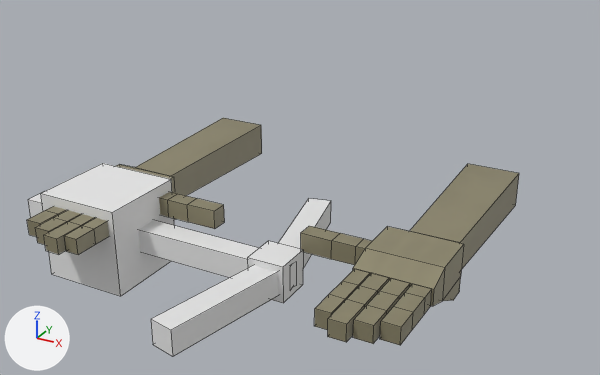
Renders of the FBX model Assets/Art/Models/Viewmodel_Rig.fbx from each side of a commit.
Camera for both pictures: a 50 mm camera at (0.472, -0.832, 0.45) aimed at (-0.039, 0.097, -0.014). Lighting does not change. The marker at lower left points along +X, +Y and +Z. The first picture is the older version. Mesh edges are drawn as thin lines. Where no turn or scale is listed for an object, it has been applied to the vertices.

Objects in the first picture: 'item_block', 'item_pickaxe', 'mesh_hands'.
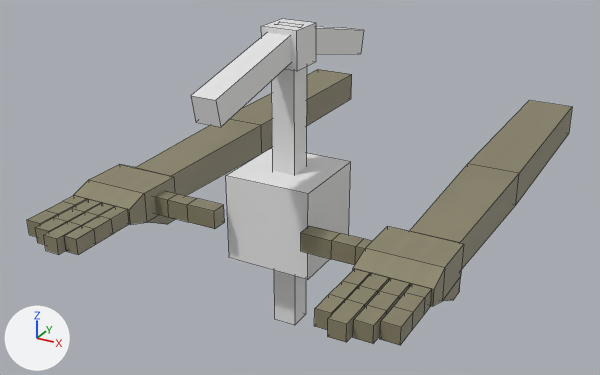
Where the newer file only moved an object's origin or applied its transform, the numbers keep the older frame.

Pixel boxes [x1, y1, x2, y2] of what changed, in the pictures (600 x 375 px):
```json
{"object": "mesh_hands", "change": "reshaped", "before": [27, 118, 519, 345], "after": [27, 69, 572, 345], "on screen": "11% wider, 21% taller"}
{"object": "item_pickaxe", "change": "reshaped", "before": [28, 193, 331, 356], "after": [191, 19, 363, 325], "on screen": "43% narrower, 87% taller"}
{"object": "item_block", "change": "moved, turned", "before": [41, 163, 174, 296], "after": [226, 148, 351, 279]}
{"part": 2, "of": "me_cube_031", "change": "built on", "after": [230, 69, 572, 204]}
```

The change, as JSON lines over the scene's bpy script:
```json
{"block": "me_cube_025", "where": "# used by ob_item_block; location = (0.0, 0.0, 0.0)"}
{"op": "remove", "block": "me_cube_025", "code": "me_cube_025.from_pydata(...)  # 8 vertices, 6 faces; spans x -0.2567..-0.1433, y -0.1667..-0.0533, z -0.0804..0.0331"}
{"op": "add", "block": "me_cube_025", "code": "me_cube_025.from_pydata(...)  # 8 vertices, 6 faces; spans x -0.0567..0.0567, y -0.0567..0.0567, z -0.0567..0.0567"}
{"block": "me_cube_025", "change": "me_cube_025 part 1: the whole mesh is turned -90 degrees about the y axis through its middle, then moved by (0.2, 0.11, 0.0237)"}
{"block": "me_cube_031", "where": "# used by ob_mesh_hands; location = (0.0, 0.0, 0.0)"}
{"op": "remove", "block": "me_cube_031", "code": "me_cube_031.from_pydata(...)  # 220 vertices, 192 faces; spans x -0.24..0.24, y -0.23..0.203, z -0.03..0.03"}
{"op": "add", "block": "me_cube_031", "code": "me_cube_031.from_pydata(...)  # 228 vertices, 200 faces; spans x -0.24..0.24, y -0.23..0.525, z -0.03..0.03"}
{"block": "me_cube_031", "change": "me_cube_031 part 2"}
{"block": "me_cube_031", "change": "2 faces are deleted"}
{"block": "me_cube_031", "change": "8 new vertices lie (0.0, 0.322, 0.0) away from vertices in x -0.235..0.235, y 0.203, z -0.024..0.024"}
{"block": "me_cube_031", "change": "10 new faces join them"}
{"block": "me_r", "where": "# used by ob_item_pickaxe; location = (-0.16, -0.109, -0.024)"}
{"op": "remove", "block": "me_r", "code": "me_r.from_pydata(...)  # 32 vertices, 24 faces; spans x -0.169..0.226, y -0.175..0.175, z -0.023..0.023"}
{"op": "add", "block": "me_r", "code": "me_r.from_pydata(...)  # 32 vertices, 24 faces; spans x 0.137..0.183, y -0.066..0.284, z -0.135..0.26"}
{"block": "me_r", "change": "me_r part 3: the whole mesh is multiplied about its middle by the matrix ((0.0, 0.0, 1.0), (0.0, -1.0, 0.0), (1.0, 0.0, 0.0)), then moved by (0.131, 0.109, 0.063)"}
```
